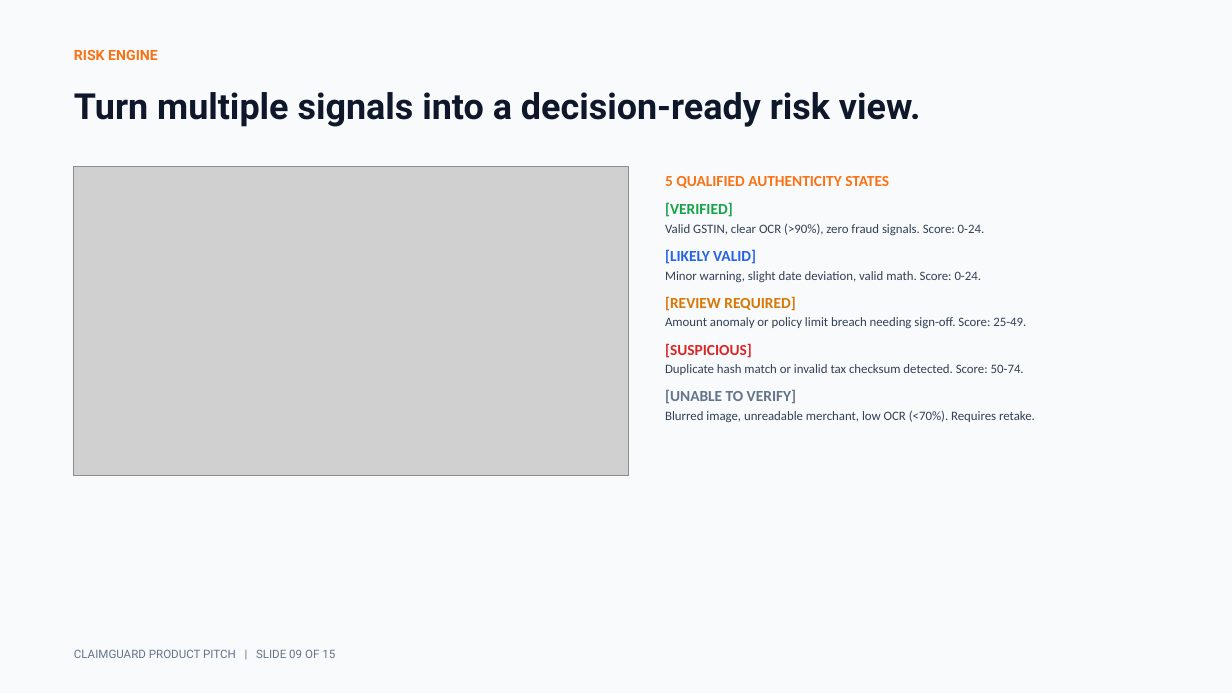
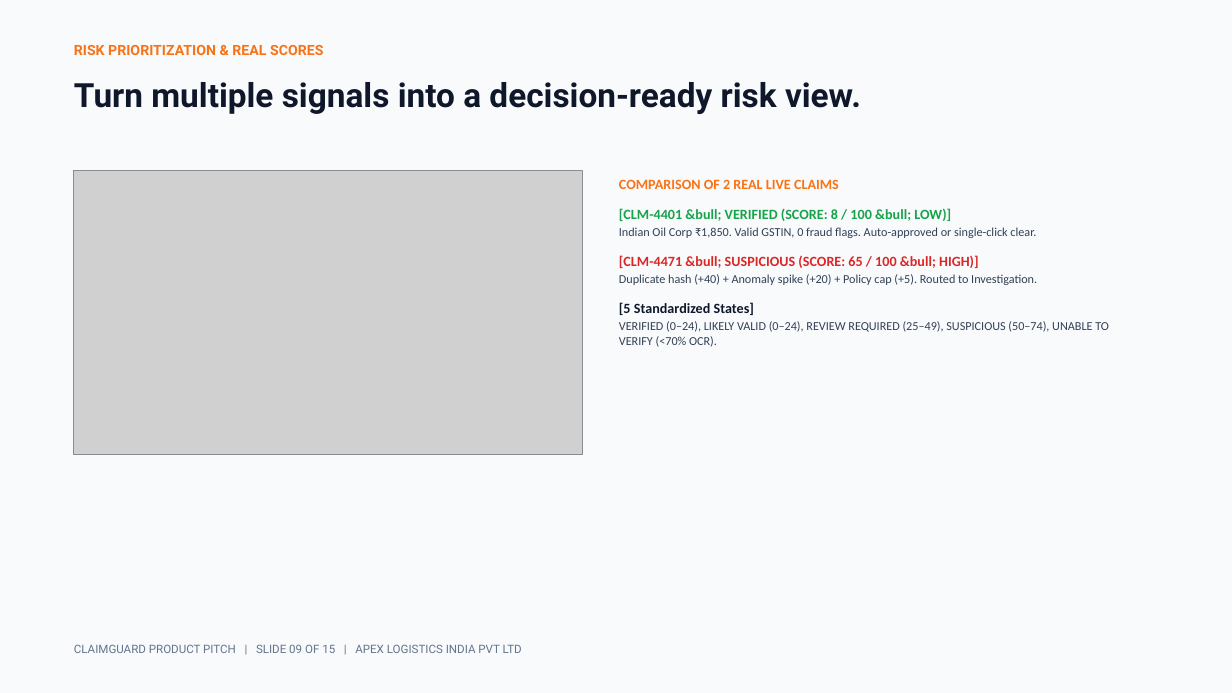
Before and after one commit to sgk18/Claim_guard, a slide deck: slide 9 of ClaimGuard_Product_Pitch.pptx. Drawn at 1232x693 pixels with LibreOffice and Linux fonts; fonts in the diff are those of the drawing; grey boxes stand for pictures. Boxes give left, top, right and bottom in pixels: in the first picture for what was removed or moved away, otherwise in the second. Text is boxed around its words. In the diff, an @@ line names an element or a change of style, - is before the commit and + after.

Commit message:
feat: add HTML product pitch presentation and PPTX generation script

```diff
--- a/ClaimGuard_Product_Pitch.pptx
+++ b/ClaimGuard_Product_Pitch.pptx
@@ text at box(74, 45, 323, 55): text changed @@
-RISK ENGINE
+RISK PRIORITIZATION & REAL SCORES
@@ text "Turn multiple signals into a ...": place and size @@
-text "Turn multiple signals into a ..." at box(74, 92, 921, 127)
+text "Turn multiple signals into a ..." at box(74, 82, 861, 114)
@@ text "Turn multiple signals into a ..." at box(74, 82, 861, 114): size 28 to 26 pt @@
@@ picture: place and size @@
-picture at box(74, 166, 628, 476)
+picture at box(74, 171, 582, 455)
@@ text at box(619, 179, 1109, 347): text changed; size 10 to 9.5 pt @@
-5 QUALIFIED AUTHENTICITY STATES
-[VERIFIED]
-Valid GSTIN, clear OCR (>90%), zero fraud signals. Score: 0-24.
-[LIKELY VALID]
-Minor warning, slight date deviation, valid math. Score: 0-24.
-[REVIEW REQUIRED]
-Amount anomaly or policy limit breach needing sign-off. Score: 25-49.
-[SUSPICIOUS]
-Duplicate hash match or invalid tax checksum detected. Score: 50-74.
-[UNABLE TO VERIFY]
-Blurred image, unreadable merchant, low OCR (<70%). Requires retake.
+COMPARISON OF 2 REAL LIVE CLAIMS
+[CLM-4401 &bull; VERIFIED (SCORE: 8 / 100 &bull; LOW)]
+Indian Oil Corp ₹1,850. Valid GSTIN, 0 fraud flags. Auto-approved or single-click clear.
+[CLM-4471 &bull; SUSPICIOUS (SCORE: 65 / 100 &bull; HIGH)]
+Duplicate hash (+40) + Anomaly spike (+20) + Policy cap (+5). Routed to Investigation.
+[5 Standardized States]
+VERIFIED (0–24), LIKELY VALID (0–24), REVIEW REQUIRED (25–49), SUSPICIOUS (50–74), UNABLE TO VERIFY (<70% OCR).
@@ text at box(74, 644, 522, 653): text changed @@
-CLAIMGUARD PRODUCT PITCH | SLIDE 09 OF 15
+CLAIMGUARD PRODUCT PITCH | SLIDE 09 OF 15 | APEX LOGISTICS INDIA PVT LTD
```
Also in this commit, not shown: 14 other slides changed, 2 other files.
